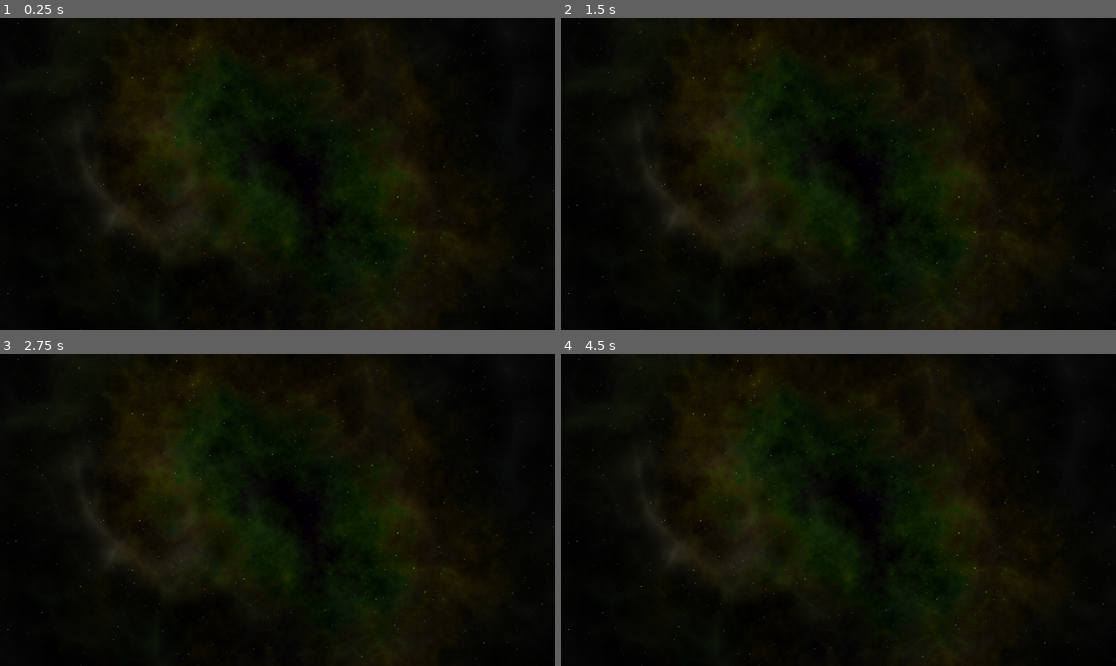
Above: before the commit, frames 1-4 (two rows, left to right).
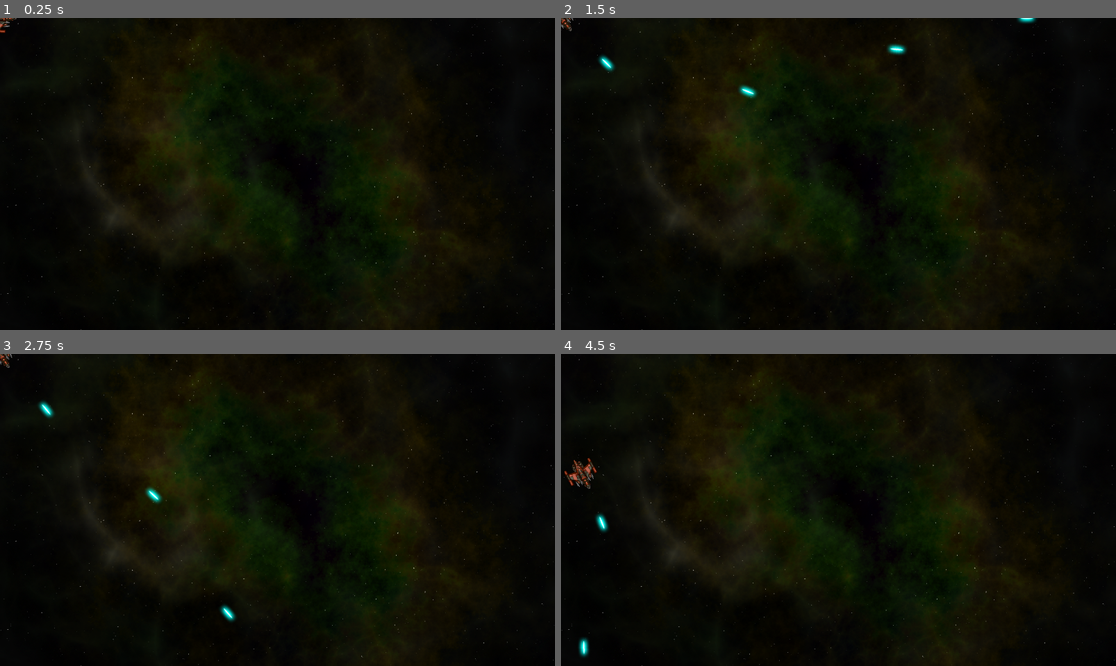
Above: after the commit, the same moments.

Repository: R2Road/book_godot4_game_development_projects
Game: Godot game, scene res://main.tscn
Same seed, same stepped clock (60 frames per second), same inputs: the game is played once before the commit and once after it.
Inputs:
- Up to frame 1 (0.25 s): no input
- Up to frame 2 (1.5 s): tap Enter at 0.5 s; hold D (rotate_right) 0.53-1.28 s; hold Space (shoot) 0.53-1.28 s; hold A (rotate_left) from 1.28 s (still down); tap Space (shoot) at 1.35 s
- Up to frame 3 (2.75 s): release A (rotate_left) at 2.03 s; hold D (rotate_right) from 2.03 s (still down); hold Space (shoot) from 2.03 s (still down)
- Up to frame 4 (4.5 s): release D (rotate_right) at 2.78 s; release Space (shoot) at 2.78 s; hold W (thrust) 2.78-3.53 s; tap Space (shoot) at 2.85, 4.35 s; hold Space (shoot) 3.53-4.28 s; hold A (rotate_left) from 3.53 s (still down)

The runs differ from the first frame. In frame 1, less than 0.1% of the frame differs, in the area x 0-4%, y 0-5%; in frame 2, 0.4%; in frame 3, 0.4%; in frame 4, 0.5%, in the area x 0-9%, y 33-98%.

Commit message:
add child node : main - player

Diff:
--- a/chapter_3_space_rock/main.tscn
+++ b/chapter_3_space_rock/main.tscn
@@ -1,6 +1,7 @@
-[gd_scene load_steps=2 format=3 uid="uid://dil6t2tsgm1ns"]
+[gd_scene load_steps=3 format=3 uid="uid://dil6t2tsgm1ns"]
 
 [ext_resource type="Texture2D" uid="uid://c1sukia6s6faq" path="res://assets/space_background.png" id="1_rx7gl"]
+[ext_resource type="PackedScene" uid="uid://ddo070nxq0bsa" path="res://player.tscn" id="2_a7gxo"]
 
 [node name="main" type="Node2D"]
 
@@ -8,3 +9,5 @@
 position = Vector2(572, 325)
 scale = Vector2(0.7, 0.7)
 texture = ExtResource("1_rx7gl")
+
+[node name="Player" parent="." instance=ExtResource("2_a7gxo")]
